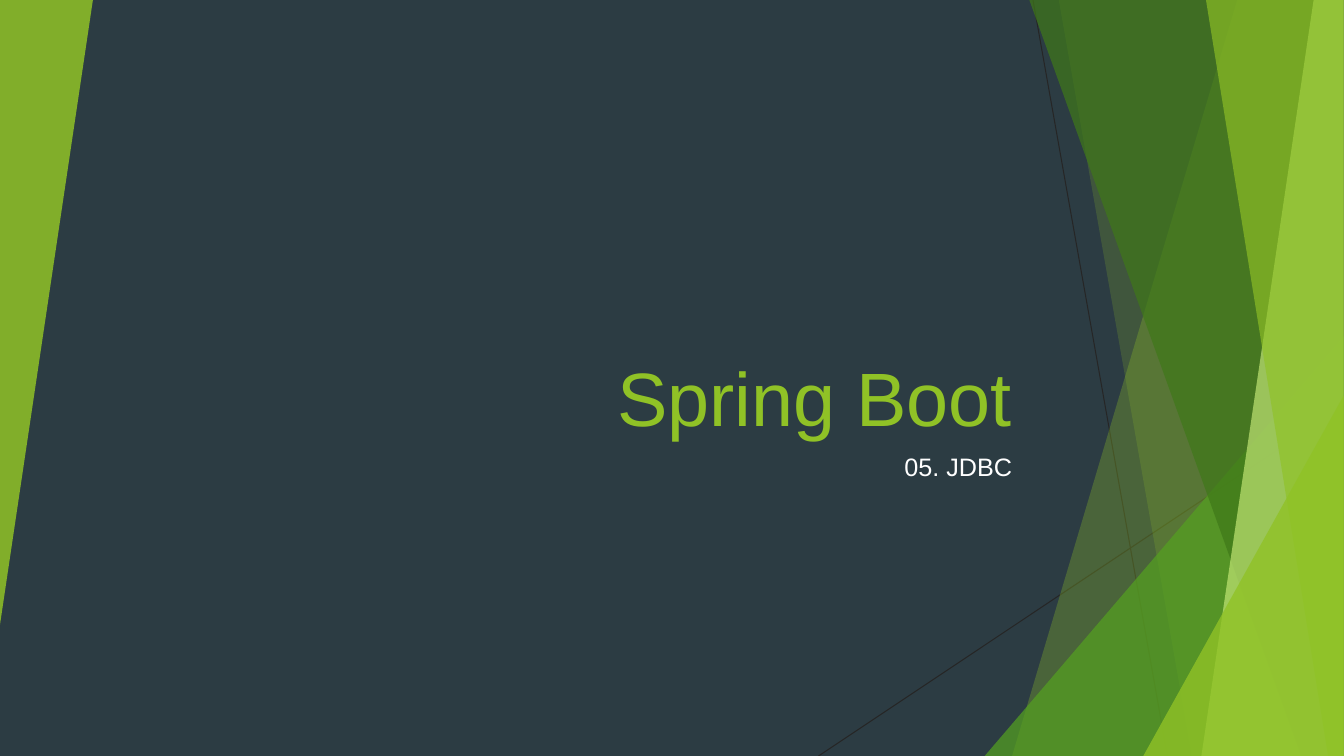
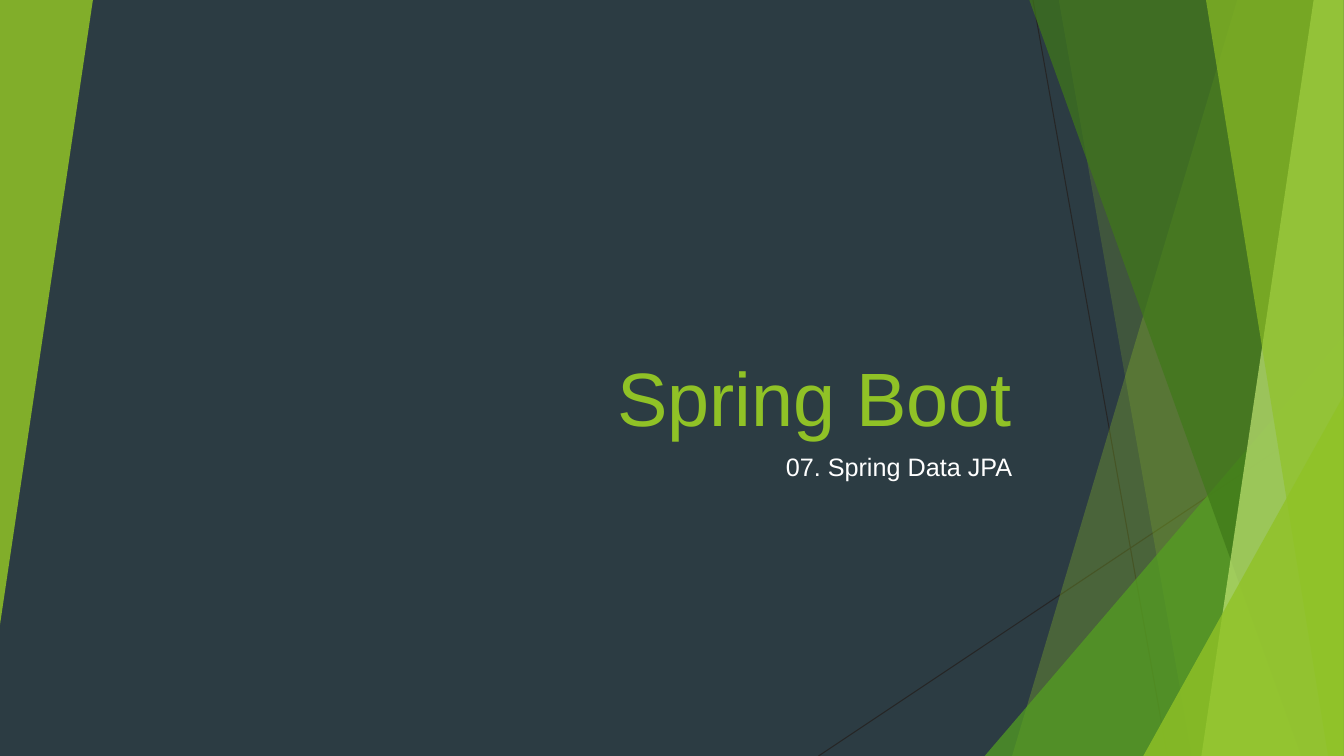
Before and after one commit to sobbingwind/SpringBoot, a slide deck: slide 1 of 07.Spring Data JPA.pptx. Drawn at 1344x756 pixels with LibreOffice and Linux fonts; fonts in the diff are those of the drawing. Boxes give left, top, right and bottom in pixels: in the first picture for what was removed or moved away, otherwise in the second. Text is boxed around its words. In the diff, an @@ line names an element or a change of style, - is before the commit and + after.

```diff
--- a/07.Spring Data JPA.pptx
+++ b/07.Spring Data JPA.pptx
@@ subtitle at box(786, 457, 1012, 482): text changed @@
-05. JDBC
+07. Spring Data JPA
```
Also in this commit, not shown: 7 other slides changed, 26 slides added, 20 slides removed.
